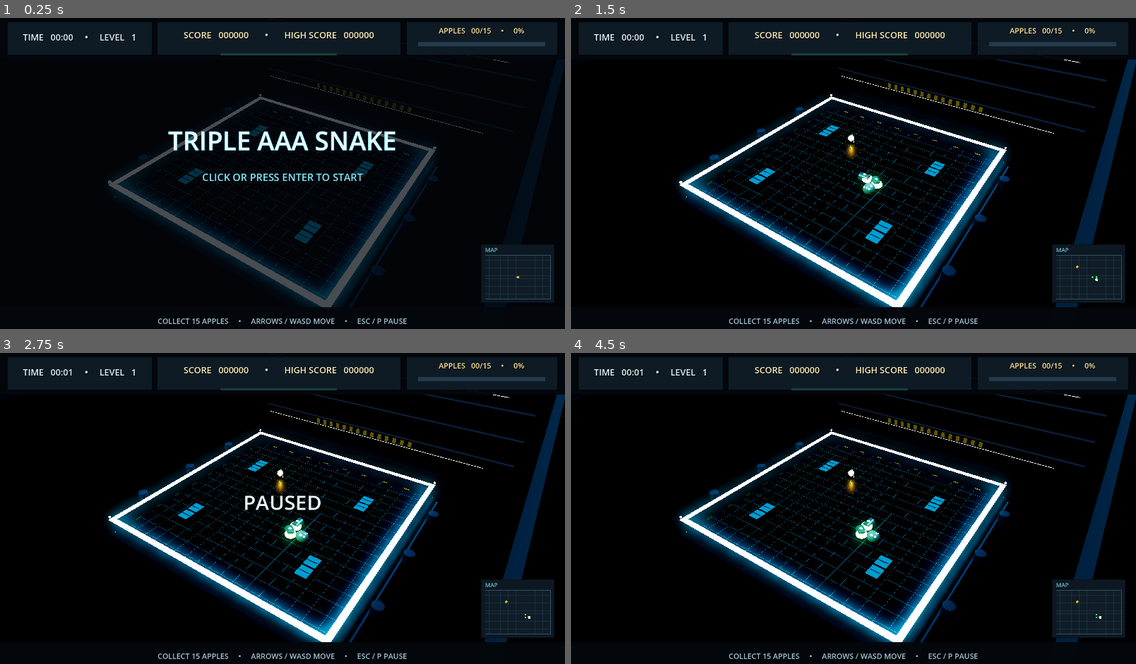
Above: before the commit, frames 1-4 (two rows, left to right).
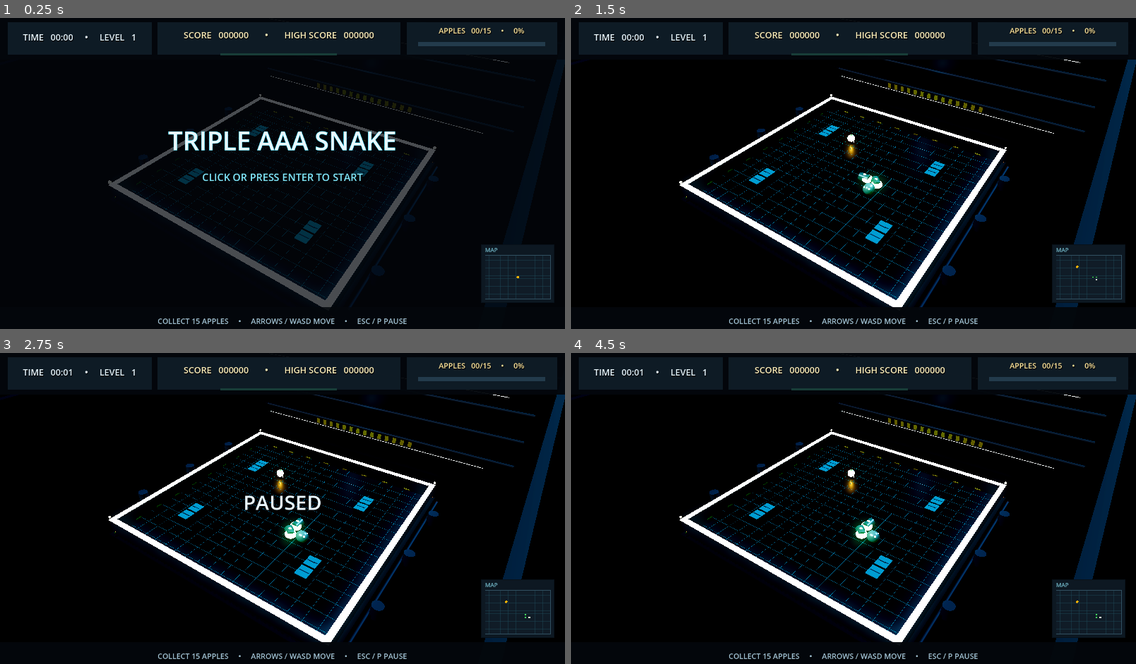
Above: after the commit, the same moments.

Repository: ADD-Attack/Cadre
Game: Godot game, scene res://main.tscn
Same seed, same stepped clock (60 frames per second), same inputs: the game is played once before the commit and once after it.
Inputs (mouse positions are in pixels of both pictures, inside the frame that each line leads up to):
- Up to frame 1 (0.25 s): no input
- Up to frame 2 (1.5 s): tap Enter at 0.5, 0.6 s; move the mouse to (977, 161) at 0.52 s; hold Right 0.53-1.28 s; click (977, 161) at 0.67 s; move the mouse to (740, 192) at 1.27 s; hold Down from 1.28 s (still down); tap Keypad Enter at 1.35 s
- Up to frame 3 (2.75 s): move the mouse to (339, 443) at 2.02 s; release Down at 2.03 s; hold Right from 2.03 s (still down); tap P at 2.1 s
- Up to frame 4 (4.5 s): tap Space at 2.75, 4.25 s; move the mouse to (825, 573) at 2.77 s; release Right at 2.78 s; hold Up 2.78-3.53 s; tap Enter at 2.85, 3.5 s; click (825, 573) at 2.92 s; move the mouse to (1023, 558) at 3.52 s; hold Left from 3.53 s (still down); tap Keypad Enter at 3.6 s; move the mouse to (684, 464) at 4.27 s; tap P at 4.35 s

The runs differ from the first frame. In frame 1, 1.0% of the frame differs, in the area x 20-76%, y 43-93%; in frame 2, 6.3%, in the area x 18-94%, y 17-93%; in frame 3, 6.3%; in frame 4, 6.3%.

Commit message:
Polish snake apple trim and minimap

Diff:
--- a/snake-aaa/main.gd
+++ b/snake-aaa/main.gd
@@ -134,7 +134,7 @@
 	environment.glow_blend_mode = Environment.GLOW_BLEND_MODE_SCREEN
 	environment.glow_intensity = 0.5
 	environment.glow_strength = 1.0
-	environment.glow_hdr_threshold = 0.7
+	environment.glow_hdr_threshold = 0.8
 	world.environment = environment
 	add_child(world)
 
@@ -193,11 +193,11 @@
 		var wall := BoxMesh.new()
 		wall.size = Vector3(span + 0.48, 1.25, 0.42)
 		_add_mesh(arena_root, wall, Vector3(0, 0.5, edge * (span * 0.5 + 0.03)), _material(Color("#0d1620"), 0.7, 0.45))
-		_add_mesh(arena_root, _box(Vector3(span + 0.52, 0.055, 0.48)), Vector3(0, 1.15, edge * (span * 0.5 + 0.03)), _glow_material(CYAN, 2.4))
+		_add_mesh(arena_root, _box(Vector3(span + 0.52, 0.055, 0.48)), Vector3(0, 1.15, edge * (span * 0.5 + 0.03)), _glow_material(Color("#19B8D6"), 1.8))
 		var side_wall := BoxMesh.new()
 		side_wall.size = Vector3(0.42, 1.25, span + 0.48)
 		_add_mesh(arena_root, side_wall, Vector3(edge * (span * 0.5 + 0.03), 0.5, 0), _material(Color("#0d1620"), 0.7, 0.45))
-		_add_mesh(arena_root, _box(Vector3(0.48, 0.055, span + 0.52)), Vector3(edge * (span * 0.5 + 0.03), 1.15, 0), _glow_material(CYAN, 2.4))
+		_add_mesh(arena_root, _box(Vector3(0.48, 0.055, span + 0.52)), Vector3(edge * (span * 0.5 + 0.03), 1.15, 0), _glow_material(Color("#19B8D6"), 1.8))
 	# Eight fixed crates leave a generous opening around the spawn lane.
 	obstacles = [Vector2i(-5, -4), Vector2i(-5, -3), Vector2i(5, -4), Vector2i(5, -3), Vector2i(-5, 4), Vector2i(-5, 5), Vector2i(5, 4), Vector2i(5, 5)]
 	for cell in obstacles:
@@ -229,6 +229,12 @@
 		pipe_node.rotation.z = PI / 2.0
 	for y in [1.0, 8.4]:
 		_add_mesh(arena_root, _box(Vector3(27.0, 0.045, 0.035)), Vector3(0, y, -16.68), _glow_material(Color("#2FB9D8"), 1.6))
+	var wall_wash := OmniLight3D.new()
+	wall_wash.position = Vector3(0, 5.2, -15.2)
+	wall_wash.light_color = Color("#2FB9D8")
+	wall_wash.light_energy = 0.35
+	wall_wash.omni_range = 20.0
+	arena_root.add_child(wall_wash)
 	# Alternating hazard-stripe panel on the back wall, kept intentionally dim.
 	for i in range(28):
 		var stripe := _box(Vector3(0.42, 0.9, 0.035))
@@ -384,9 +390,9 @@
 			var cell := cells[i]
 			var pos := bounds.position + Vector2(cell.x + 8.5, cell.y + 8.5) * cell_size
 			if i == 0:
-				draw_circle(pos, 3.2, Color("#e3ffca"))
+				draw_circle(pos, 2.0, Color("#F0FFD8"))
 			else:
-				draw_circle(pos, 1.9, Color("#46ff5e"))
+				draw_circle(pos, 1.5, Color("#46FF5E"))
 
 
 func _panel(pos: Vector2, size: Vector2) -> ColorRect:
@@ -488,9 +494,9 @@
 	var pedestal_ring_node := _add_mesh(apple_root, pedestal_ring, at + Vector3(0, 0.17, 0), _glow_material(CYAN, 2.2))
 	pedestal_ring_node.rotation.x = PI / 2.0
 	var fruit := SphereMesh.new()
-	fruit.radius = 0.32
-	fruit.height = 0.64
-	apple_fruit = _add_mesh(apple_root, fruit, at + Vector3(0, 0.48, 0), _glow_material(Color("#ffb300"), 2.6))
+	fruit.radius = 0.384
+	fruit.height = 0.768
+	apple_fruit = _add_mesh(apple_root, fruit, at + Vector3(0, 0.48, 0), _glow_material(Color("#FFB300"), 2.6))
 	apple_fruit.name = "AppleFruit"
 	var stem := CylinderMesh.new()
 	stem.top_radius = 0.035
@@ -503,7 +509,7 @@
 	_add_mesh(apple_root, leaf, at + Vector3(0.1, 0.87, 0), _material(Color("#71ff88"), 0.3, 0.1))
 	var glow := OmniLight3D.new()
 	glow.position = at + Vector3(0, 0.62, 0)
-	glow.light_color = Color("#ffb300")
+	glow.light_color = Color("#FFB300")
 	glow.light_energy = 2.0
 	glow.omni_range = 3.5
 	apple_root.add_child(glow)
Not shown, changed: snake-aaa/build/web/index.html
Not shown, changed: snake-aaa/build/web/index.pck
